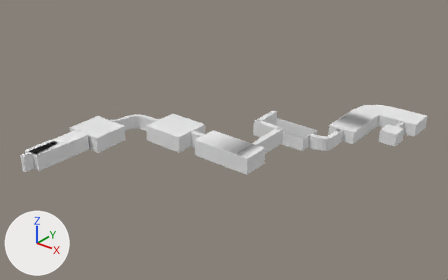
The FBX model Assets/models/env/Level/NewLevel1.fbx, before and after one commit.
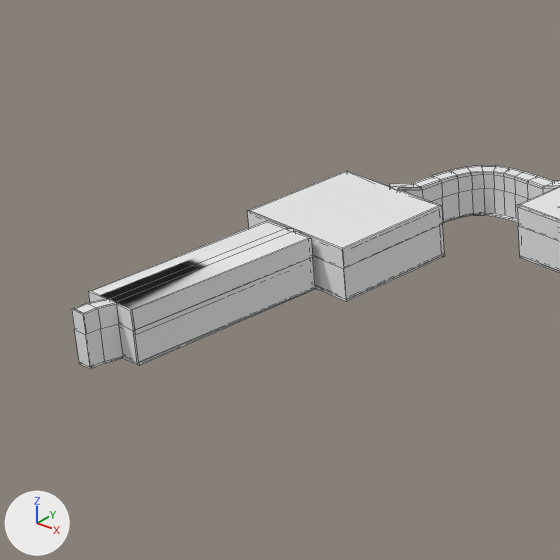
Old and new are each drawn whole from a 50 mm lens placed at (68.8, -93.9, 54.3), pointed at (-2.1, -5.3, -0.6) and again close up on the part from 0% to 35% of the width and 24% to 81% of the height. The axes (+X, +Y, +Z) are drawn at lower left. The lights are the same throughout. The close-ups show mesh edges as thin lines. Where no turn or scale is listed for an object, it has been applied to the vertices. Vertices at the same position are counted once.
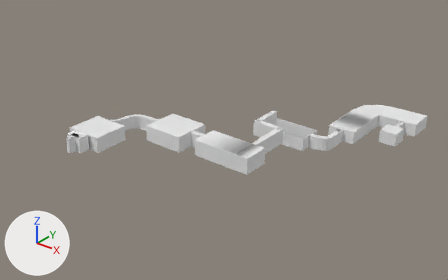
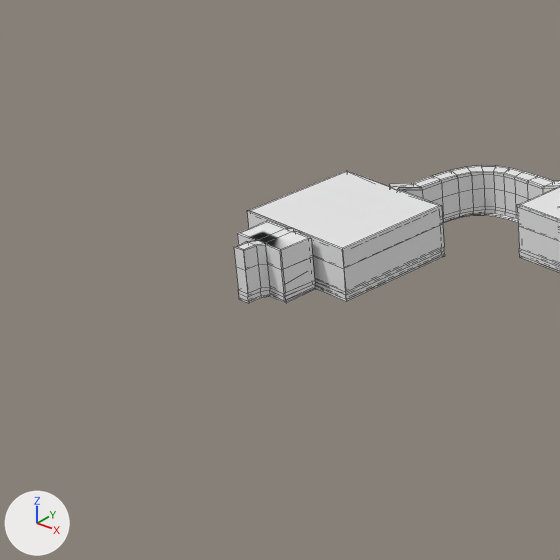
What differs and where, as boxes (x1, y1, x2, y2) in the close-ups (560 x 560 px):
'Cube', reshaped: before (72, 165, 560, 369); after (234, 165, 560, 303)
part 1 of me_cube, built on: before (72, 222, 315, 369); after (234, 189, 560, 303)

What changed in the scene script:
```text
Add mat_strip:
    mat_strip = principled_material('Strip')
    mat_strip.base_color = (0.8, 0.8, 0.8)  # white #e7e7e7
Change me_cube:
    used by ob_cube; location = (0.0, 0.0, 0.0)
    remove me_cube.from_pydata(...)  # 1268 vertices, 1484 faces; spans x -25.2..25.2, y -39.3..32.7, z -3.6..3.3
    add me_cube.from_pydata(...)  # 1588 vertices, 1804 faces; spans x -25.2..25.2, y -29.2..32.7, z -3.6..3.1
    me_cube part 1: 74 vertices moved from x -23.1..-19.4, y -39.3..-25.8, z 0.0..3.3 to x -23.1..-19.4, y -29.2..-25.8, z -0.2..3.1; 320 vertices added at x -25.2..10.1, y -29.2..6.8, z -0.5..0.5
    add me_cube.materials.append(mat_strip)  # white #e7e7e7
```
